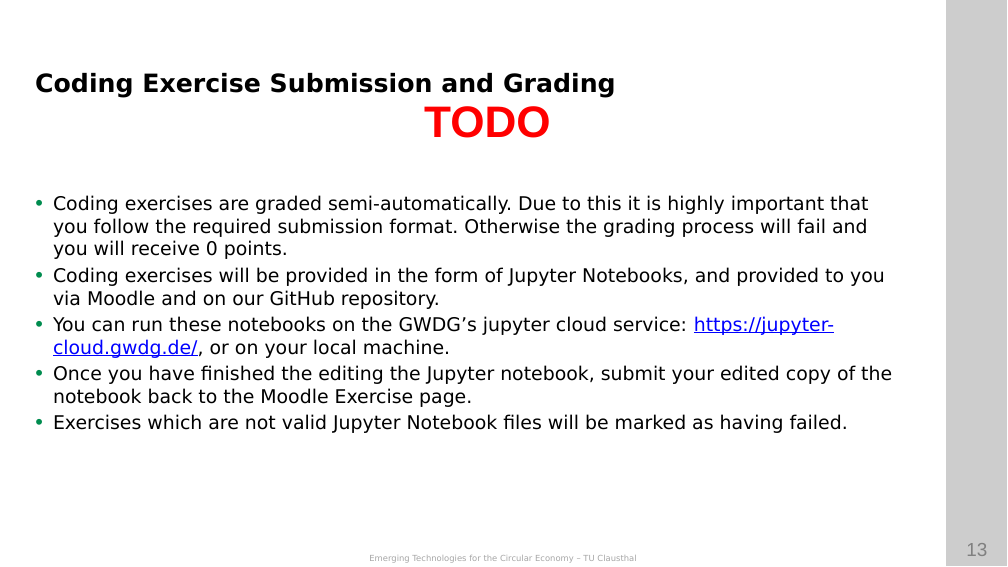
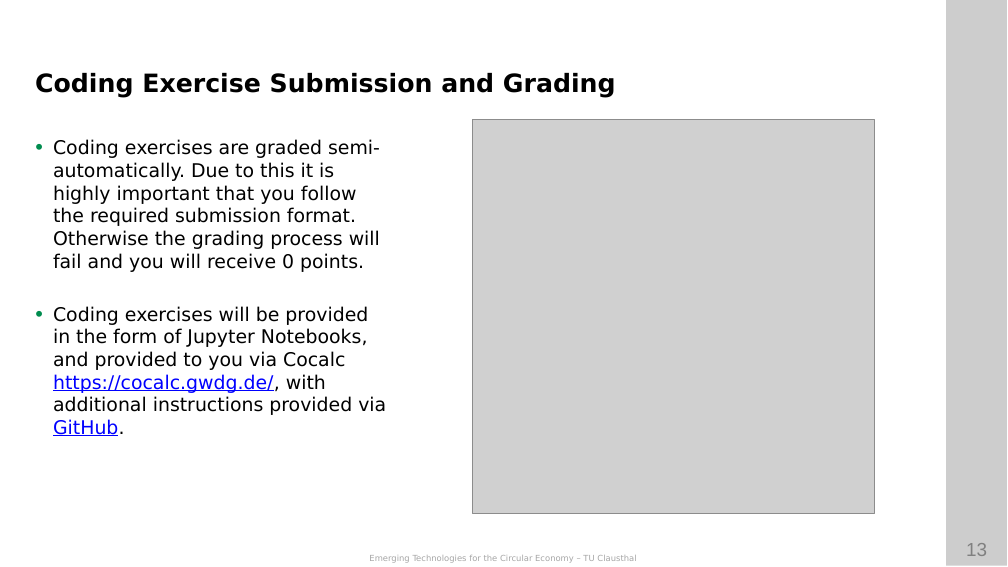
Before and after one commit to ETCE-LAB/teaching-material, a slide deck: slide 13 of Emerging-Technologies-for-the-Circular-Economy/ETCE-L00-Organization.pptx. Drawn at 1008x567 pixels with LibreOffice and Linux fonts; fonts in the diff are those of the drawing; grey boxes stand for pictures; background and template pictures are left out. Boxes give left, top, right and bottom in pixels: in the first picture for what was removed or moved away, otherwise in the second. Text is boxed around its words. In the diff, an @@ line names an element or a change of style, - is before the commit and + after.

```diff
--- a/Emerging-Technologies-for-the-Circular-Economy/ETCE-L00-Organization.pptx
+++ b/Emerging-Technologies-for-the-Circular-Economy/ETCE-L00-Organization.pptx
@@ text removed at (x1=424, y1=106, x2=551, y2=138) @@
-TODO
@@ picture added at (x1=473, y1=119, x2=874, y2=513) @@
@@ text "Coding exercises are graded semi-automatically. ..." moved from (x1=53, y1=195, x2=892, y2=433) to (x1=53, y1=139, x2=386, y2=436) @@
@@ text "Coding exercises are graded semi-automatically. ..." at (x1=53, y1=139, x2=386, y2=436): vertical alignment middle to top @@
@@ text at (x1=53, y1=306, x2=386, y2=436): text changed @@
-• Coding exercises will be provided in the form of Jupyter Notebooks, and provided to you via Moodle and on our GitHub repository.
-• You can run these notebooks on the GWDG’s jupyter cloud service: https://jupyter-cloud.gwdg.de/, or on your local machine.
-• Once you have finished the editing the Jupyter notebook, submit your edited copy of the notebook back to the Moodle Exercise page.
-• Exercises which are not valid Jupyter Notebook files will be marked as having failed.
+• Coding exercises will be provided in the form of Jupyter Notebooks, and provided to you via Cocalc https://cocalc.gwdg.de/, with additional instructions provided via GitHub.
```
Also in this commit, not shown: 7 other slides changed, 12 slides added, 2 other files.
